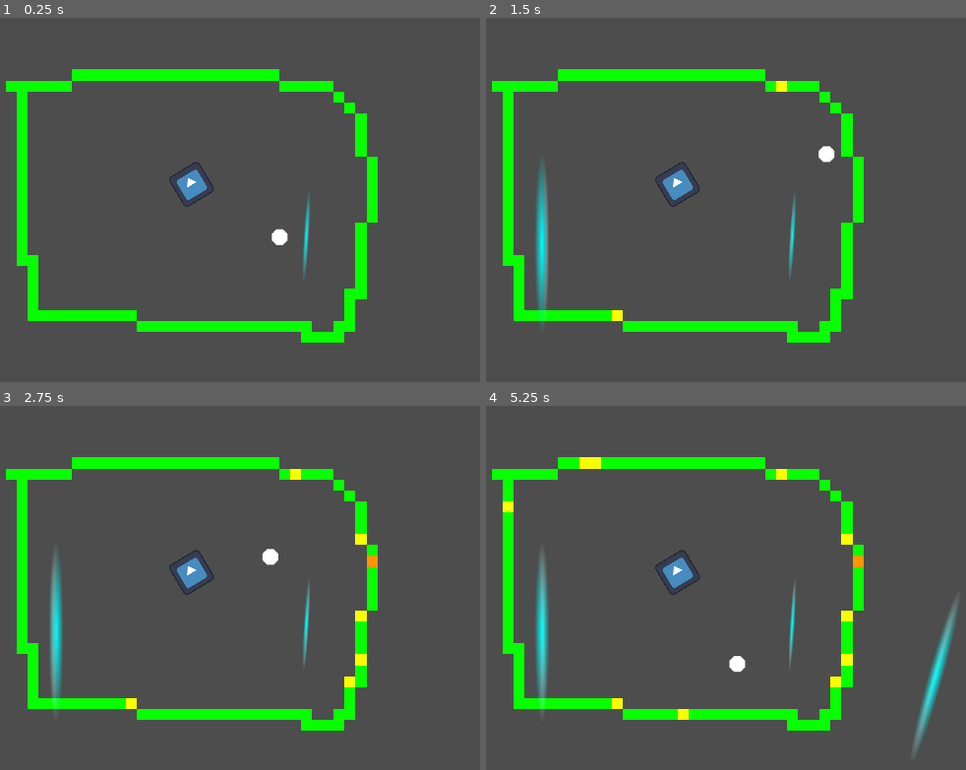
Above: before the commit, frames 1-4 (two rows, left to right).
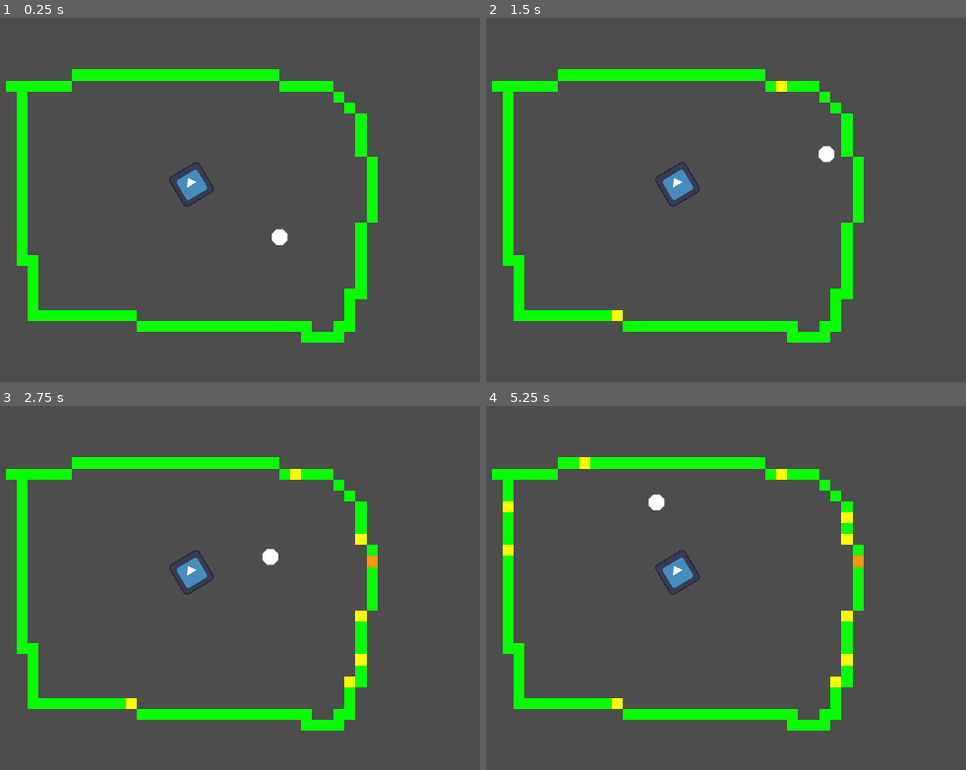
Above: after the commit, the same moments.

Repository: sparkworm/Jameplay2025
Game: Godot game, scene res://scenes/main.tscn
Same seed, same stepped clock (60 frames per second), same inputs: the game is played once before the commit and once after it. The engine's default icon, where the game draws it, is replaced by a stand-in: a white triangle on a blue panel in a dark square.
Inputs (mouse positions are in pixels of both pictures, inside the frame that each line leads up to):
- Up to frame 1 (0.25 s): no input
- Up to frame 2 (1.5 s): move the mouse to (874, 200) at 0.52 s; right-click (874, 200) at 0.6 s; move the mouse to (543, 243) at 1.27 s; click (543, 243) at 1.35 s
- Up to frame 3 (2.75 s): right-click (57, 631) at 1.55 s; move the mouse to (292, 511) at 2.02 s; right-click (292, 511) at 2.1 s
- Up to frame 4 (5.25 s): move the mouse to (658, 700) at 2.77 s; right-click (658, 700) at 2.85 s; move the mouse to (937, 675) at 3.52 s; press the mouse at (937, 675) at 3.53 s; right-click (937, 675) at 3.8 s; move the mouse to (outside the picture) at 4.27 s; release the mouse at (outside the picture) at 4.28 s; right-click (outside the picture) at 4.35 s; move the mouse to (740, 609) at 5.02 s; right-click (740, 609) at 5.1 s

The runs differ from the first frame. In frame 1, 0.2% of the frame differs, in the area x 63-65%, y 48-72%; in frame 2, 1.1%; in frame 3, 1.1%; in frame 4, 2.5%, in the area x 3-99%, y 14-96%.

Commit message:
Added ability to remove barriers

Diff:
--- a/project.godot
+++ b/project.godot
@@ -31,6 +31,11 @@
 "events": [Object(InputEventMouseButton,"resource_local_to_scene":false,"resource_name":"","device":-1,"window_id":0,"a …(257 unchanged characters)…
 ]
 }
+destroy_barrier={
+"deadzone": 0.5,
+"events": [Object(InputEventMouseButton,"resource_local_to_scene":false,"resource_name":"","device":-1,"window_id":0,"alt_pressed":false,"shift_pressed":false,"ctrl_pressed":false,"meta_pressed":false,"button_mask":2,"position":Vector2(249, 21),"global_position":Vector2(258, 67),"factor":1.0,"button_index":2,"canceled":false,"pressed":true,"double_click":false,"script":null)
+]
+}
 
 [rendering]
 
--- a/scenes/actors/player_barrier.tscn
+++ b/scenes/actors/player_barrier.tscn
@@ -72,7 +72,6 @@
 script = ExtResource("1_n8cwa")
 
 [node name="CollisionShape2D" type="CollisionShape2D" parent="."]
-visible = false
 shape = SubResource("CapsuleShape2D_pybg4")
 
 [node name="GPUParticles2D" type="GPUParticles2D" parent="."]
@@ -85,6 +84,7 @@
 trail_lifetime = 0.1
 
 [node name="Pixel" type="Sprite2D" parent="."]
+visible = false
 material = SubResource("ShaderMaterial_gfqv0")
 position = Vector2(0, -0.137989)
 scale = Vector2(10.8893, 133.724)
--- a/scenes/parent/level.gd
+++ b/scenes/parent/level.gd
@@ -5,6 +5,7 @@
 @export var barrier: PackedScene
 
 @onready var player_barriers: Node = $PlayerBarriers
+@onready var barrier_detector: RayCast2D = $BarrierDetector
 
 var last_barrier: PlayerBarrier
 
@@ -16,6 +17,8 @@
 	if Input.is_action_just_released("place_barrier"):
 		last_barrier.enable()
 		last_barrier = null
+	if Input.is_action_just_pressed("destroy_barrier"):
+		destroy_barrier()
 
 func place_barrier(coords:Vector2) -> void:
 	var new_bar = barrier.instantiate() as PlayerBarrier
@@ -24,6 +27,16 @@
 	new_bar.disable()
 	last_barrier = new_bar
 
+func destroy_barrier() -> void:
+	barrier_detector.position = get_local_mouse_position()
+	barrier_detector.target_position = Vector2(0,0)
+	barrier_detector.force_raycast_update()
+	var barrier_col = barrier_detector.get_collider()
+	print(barrier_col)
+	barrier_col = barrier_col as PlayerBarrier
+	if barrier_col:
+		barrier_col.queue_free()
+
 func update_barrier_angle() -> void:
 	if last_barrier:
 		last_barrier.look_at(get_local_mouse_position())
--- a/scenes/parent/level.tscn
+++ b/scenes/parent/level.tscn
@@ -79,3 +79,7 @@
 shape = SubResource("RectangleShape2D_6thdq")
 
 [node name="PlayerBarriers" type="Node" parent="."]
+
+[node name="BarrierDetector" type="RayCast2D" parent="."]
+target_position = Vector2(182, 216)
+hit_from_inside = true
